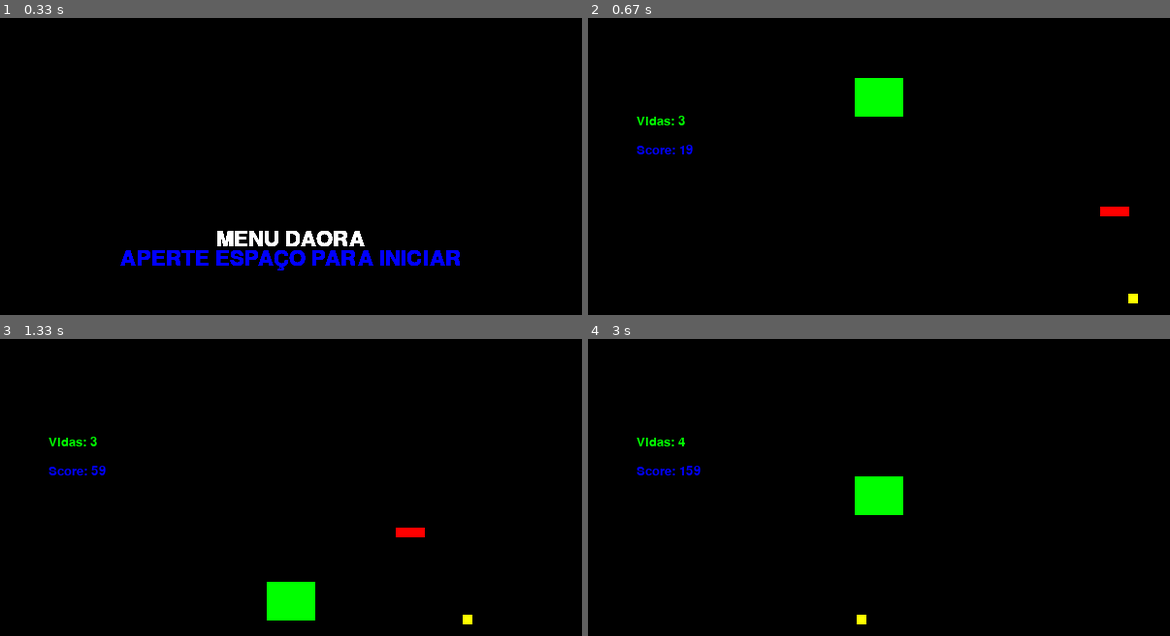
Above: before the commit, frames 1-4 (two rows, left to right).
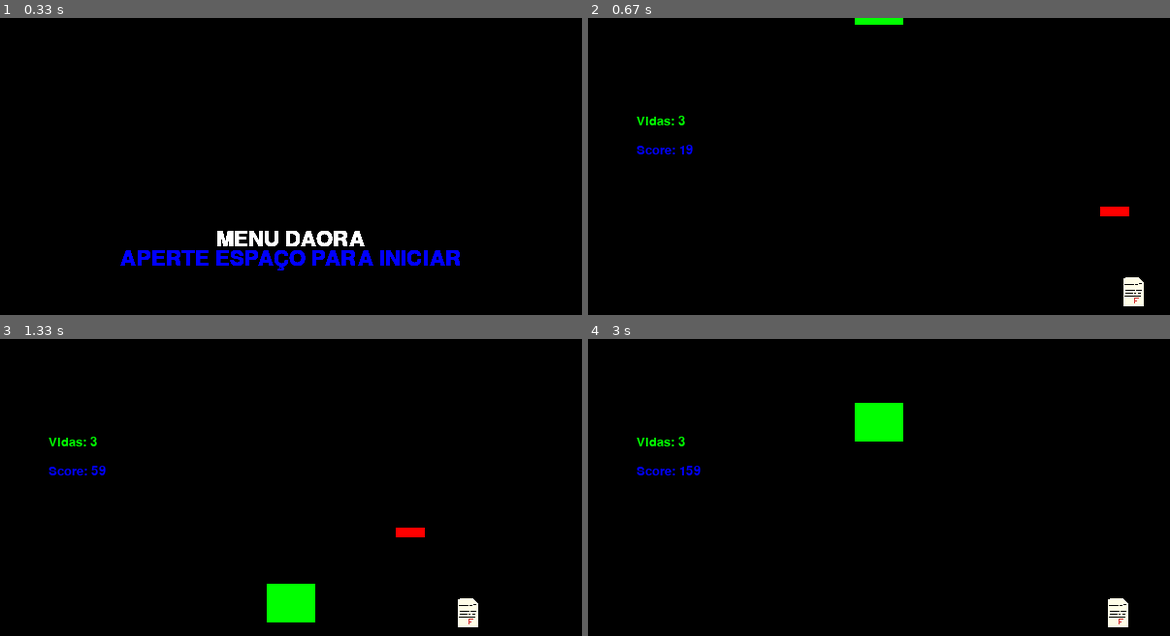
Above: after the commit, the same moments.

Repository: pedrofracassi/insper-dessoft-projeto-final
Game: pygame game, started from main.py
The game is run twice, just before and just after one commit, with the same random seed, the same clock (stepped at 60 frames per second) and the same inputs.
Inputs:
- Up to frame 1 (0.33 s): no input
- Up to frame 2 (0.67 s): tap Space at 0.33 s
- Up to frame 3 (1.33 s): no input
- Up to frame 4 (3 s): tap Space at 1.73, 2.03, 2.23, 2.53, 2.8 s

Frame 1 is identical in both runs. In frame 2, 1.6% of the frame differs, in the area x 45-96%, y 0-98%; in frame 3, 0.4%; in frame 4, 2.6%, in the area x 15-93%, y 21-98%.

Commit message:
colocando imagem na prova

Diff:
--- a/stages/Alessandra.py
+++ b/stages/Alessandra.py
@@ -31,7 +31,7 @@
     if keystate[pygame.K_SPACE] and not self.pulando and not self.uphold:
       self.uphold = True
       self.pulando = True
-      self.speedy = -15
+      self.speedy = -20
 
     if not keystate[pygame.K_SPACE]:
       self.uphold = False
--- a/stages/provas.py
+++ b/stages/provas.py
@@ -11,15 +11,15 @@
 YELLOW = (255, 255, 0)
 
 
-
 class p(pygame.sprite.Sprite):
   def __init__(self):
     pygame.sprite.Sprite.__init__(self)
-    self.image = pygame.Surface((10, 10))
-    self.image.fill(YELLOW)
+    pr= pygame.image.load('stages/pixil-frame-0 (1).png').convert()
+    provinha = pygame.transform.scale(pr, (60, 70))
+    self.image = provinha
     self.rect = self.image.get_rect()
     self.rect.centerx = 600
-    self.rect.bottom = (HEIGHT / 2) + 45
+    self.rect.bottom = (HEIGHT / 2) + 70
     self.chao = HEIGHT / 2
     self.speedx = -2
 
Binary file added: stages/pixil-frame-0 (1).png
